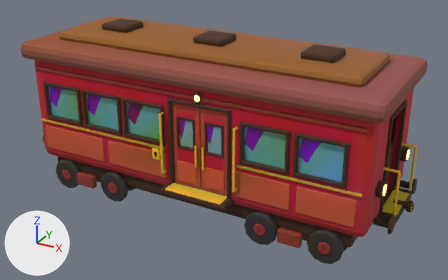
The glTF model ArtSource/Exports/RegionalWagon_Blockout.glb, before and after one commit.
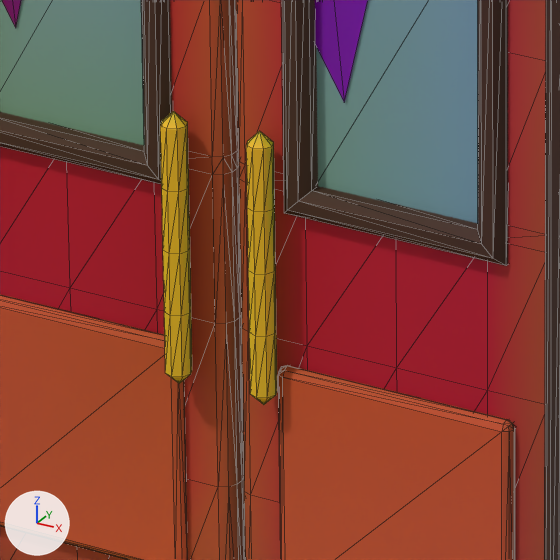
The first picture shows the older version from a 50 mm camera at (5.8, -8.89, 5.76) aimed at (0.26, 1.19, 0.72). The close-ups show the older and then the newer version on the part from 40% to 51% of the width and 49% to 66% of the height of that picture. Only the edits that show in the close-ups are written down. Lighting does not change. The marker at lower left points along +X, +Y and +Z. The close-ups show mesh edges as thin lines. Where no turn or scale is listed for an object, it has been applied to the vertices. Vertices at exactly the same position are counted once.

The older version as bpy lines, for what is in view:
```python
me_doorframe = bpy.data.meshes.new('DoorFrame')
me_doorframe.from_pydata(...)  # 24 vertices, 44 faces; spans x -0.26..1.06, y -0.05..0.01, z 0.08..1.92
me_doorframe.materials.append(mat_m_train_trim)
me_doorleaf_l = bpy.data.meshes.new('DoorLeaf_L')
me_doorleaf_l.from_pydata(...)  # 396 vertices, 762 faces; spans x -0.29..0.29, y -0.09..0.03, z 0.0..1.78
# faces by material slot: [416, 48, 108, 2, 108, 80]
me_doorleaf_l.materials.append(mat_m_train_red)
me_doorleaf_l.materials.append(mat_m_train_trim)
me_doorleaf_l.materials.append(mat_m_train_glass)
me_doorleaf_l.materials.append(mat_m_train_glassshine)
me_doorleaf_l.materials.append(mat_m_train_redpanel)
me_doorleaf_l.materials.append(mat_m_train_interact)
me_doorleaf_r = bpy.data.meshes.new('DoorLeaf_R')
me_doorleaf_r.from_pydata(...)  # 396 vertices, 762 faces; spans x -0.29..0.29, y -0.09..0.03, z 0.0..1.78
# faces by material slot: [416, 48, 108, 2, 108, 80]
me_doorleaf_r.materials.append(mat_m_train_red)
me_doorleaf_r.materials.append(mat_m_train_trim)
me_doorleaf_r.materials.append(mat_m_train_glass)
me_doorleaf_r.materials.append(mat_m_train_glassshine)
me_doorleaf_r.materials.append(mat_m_train_redpanel)
me_doorleaf_r.materials.append(mat_m_train_interact)
ob_doorframe = bpy.data.objects.new('DoorFrame', me_doorframe)
ob_doorframe.location = (0.0, 0.0, 0.0)
ob_doorleaf_l = bpy.data.objects.new('DoorLeaf_L', me_doorleaf_l)
ob_doorleaf_l.location = (0.1, 0.05, 0.12)
ob_doorleaf_r = bpy.data.objects.new('DoorLeaf_R', me_doorleaf_r)
ob_doorleaf_r.location = (0.7, 0.05, 0.12)
```
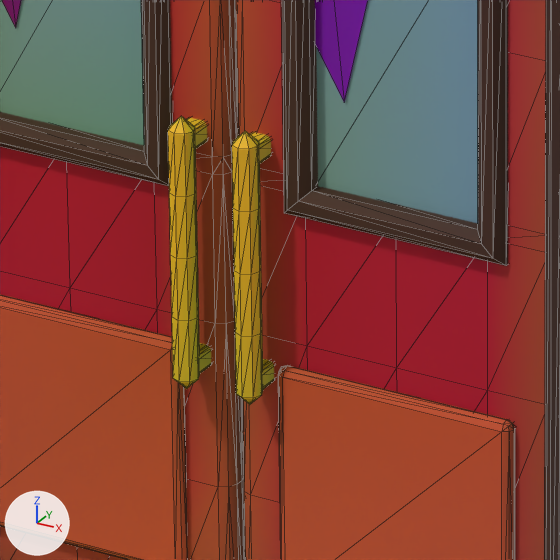
Where the change shows, as pixel boxes (x1, y1, x2, y2) in the close-ups (560 x 560 px):
'DoorLeaf_R_HandleOutside', added: after (232, 131, 274, 405)
'DoorLeaf_L_HandleOutside', added: after (168, 116, 211, 389)
part 1 of me_doorleaf_l, deleted: before (160, 111, 192, 384)
part 2 of me_doorleaf_l, recoloured: (158, 108, 243, 458) in both
part 3 of me_doorleaf_r, deleted: before (246, 131, 277, 405)
part 4 of me_doorleaf_r, recoloured: (240, 127, 306, 453) in both

Patch to the scene script:
```diff
--- a/ArtSource/Exports/RegionalWagon_Blockout.glb.py
+++ b/ArtSource/Exports/RegionalWagon_Blockout.glb.py
@@ me_doorleaf_l @@
 # used by ob_doorleaf_l; location = (0.1, 0.05, 0.12)
-me_doorleaf_l.from_pydata(...)  # 396 vertices, 762 faces; spans x -0.29..0.29, y -0.09..0.03, z 0.0..1.78
+me_doorleaf_l.from_pydata(...)  # 354 vertices, 682 faces; spans x -0.29..0.29, y -0.05..0.03, z 0.0..1.78
+# me_doorleaf_l part 1: the loose piece of 42 vertices spanning x 0.2..0.24, y -0.09..-0.04, z 0.5..0.97 is deleted
+# me_doorleaf_l part 2: 419 kept faces spanning x -0.29..0.29, y -0.05..0.03, z 0.0..1.78 get new vertex colours; the middle colour goes from green #d5ffbd to green #d3ffbd
 me_doorleaf_l.materials.append(mat_m_train_red)
@@ me_doorleaf_l @@
 me_doorleaf_l.materials.append(mat_m_train_redpanel)
-me_doorleaf_l.materials.append(mat_m_train_interact)
@@ me_doorleaf_r @@
 # used by ob_doorleaf_r; location = (0.7, 0.05, 0.12)
-me_doorleaf_r.from_pydata(...)  # 396 vertices, 762 faces; spans x -0.29..0.29, y -0.09..0.03, z 0.0..1.78
+me_doorleaf_r.from_pydata(...)  # 354 vertices, 682 faces; spans x -0.29..0.29, y -0.05..0.03, z 0.0..1.78
+# me_doorleaf_r part 3: the loose piece of 42 vertices spanning x -0.24..-0.2, y -0.09..-0.04, z 0.5..0.97 is deleted
+# me_doorleaf_r part 4: 421 kept faces spanning x -0.29..0.29, y -0.05..0.03, z 0.0..1.78 get new vertex colours; the middle colour goes from green #d7ffc7 to green #d6ffc7
 me_doorleaf_r.materials.append(mat_m_train_red)
@@ me_doorleaf_r @@
 me_doorleaf_r.materials.append(mat_m_train_redpanel)
-me_doorleaf_r.materials.append(mat_m_train_interact)
@@ me_doorleaf_r_handleoutside @@
+me_doorleaf_r_handleoutside.from_pydata(...)  # 154 vertices, 296 faces; spans x -0.022..0.022, y -0.022..0.075, z -0.237..0.237
+me_doorleaf_r_handleoutside.materials.append(mat_m_train_interact)
@@ me_doorleaf_l_handleoutside @@
+me_doorleaf_l_handleoutside.from_pydata(...)  # 154 vertices, 296 faces; spans x -0.022..0.022, y -0.022..0.075, z -0.237..0.237
+me_doorleaf_l_handleoutside.materials.append(mat_m_train_interact)
@@ ob_doorleaf_r_handleoutside @@
+ob_doorleaf_r_handleoutside = bpy.data.objects.new('DoorLeaf_R_HandleOutside', me_doorleaf_r_handleoutside)
+ob_doorleaf_r_handleoutside.location = (0.458, -0.025, 0.855)
@@ ob_doorleaf_l_handleoutside @@
+ob_doorleaf_l_handleoutside = bpy.data.objects.new('DoorLeaf_L_HandleOutside', me_doorleaf_l_handleoutside)
+ob_doorleaf_l_handleoutside.location = (0.342, -0.025, 0.855)
```
